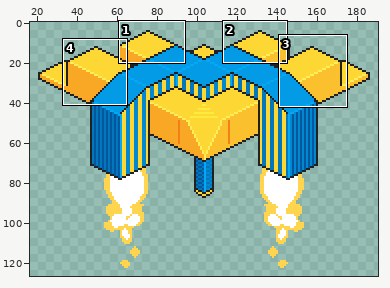
Two states of a pixel-art file, Assets/AnimationImporter/pharaoh.ase. The first picture is a wide view before the edit; the outline marks the close-up.
Close-up. Before:
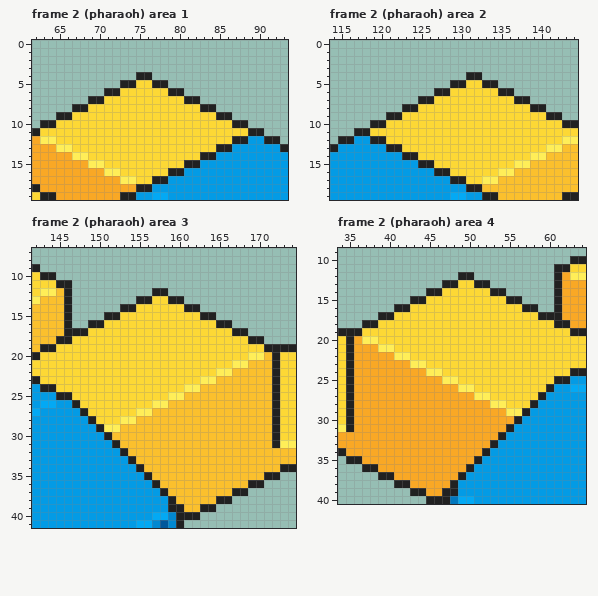
208x128 pixels, 8 frames. Shown: frame 2 (pharaoh) area 1: x 62..93, y 0..19; frame 2 (pharaoh) area 2: x 114..144, y 0..19; frame 2 (pharaoh) area 3: x 142..174, y 7..41; frame 2 (pharaoh) area 4: x 34..64, y 9..40. The wide view leaves out empty margins. The commit also changed other frames or places, which this record leaves out.
The same view after the edit:
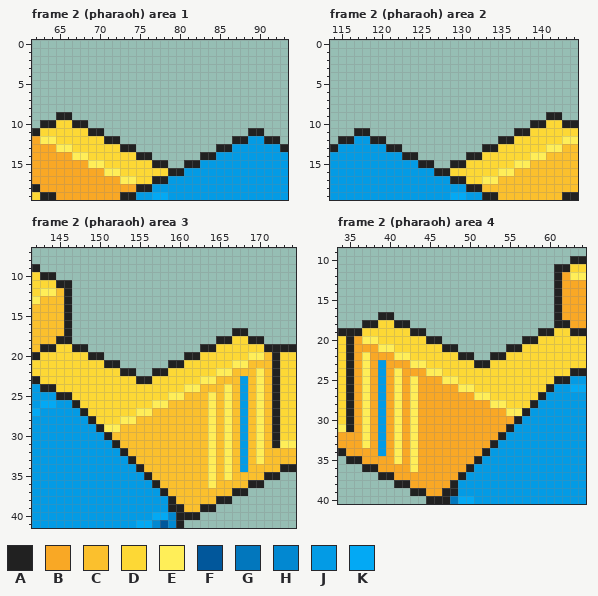
Palette (. is transparent): A #212121  B #f9a825  C #fbc02d  D #fdd835  E #ffee58  F #01579b  G #0277bd  H #0288d1  J #039be5  K #03a9f4
Diff:
layer "flatbase" added
layer "lights" added
layer "Flattened" removed
Changed rows in their new state; - is an unchanged pixel.
Frame 2 (pharaoh) area 1:
first column x 67:
 4 --------..------------
 5 ------......----------
 6 ----..........--------
 7 --..............------
 8 ..................----
 9 ....................--
10 AA....................
11 --AA..................
12 ----AA..............--
13 ------AA..........----
14 --------AA......------
15 ----------AA..--------
Frame 2 (pharaoh) area 2:
first column x 119:
 4 ------------..--------
 5 ----------......------
 6 --------..........----
 7 ------..............--
 8 ----..................
 9 --....................
10 ....................AA
11 ..................AA--
12 --..............AA----
13 ----..........AA------
14 ------......AA--------
15 --------..AA----------
Frame 2 (pharaoh) area 3:
first column x 147:
12 ----------..------------
13 --------......----------
14 ------..........--------
15 ----..............------
16 --..................----
17 ....................----
18 ..................AA----
19 AA..............AA------
20 --AA..........AA--------
21 ----AA......AA----------
22 ------AA..AA-----------E
23 --------AA-----------J-E
24 -------------------E-J-E
25 -----------------E-E-J-E
26 -----------------E-E-J-E
27 -----------------E-E-J-E
28 -----------------E-E-J-E
29 -----------------E-E-J-E
30 -----------------E-E-J-E
31 -----------------E-E-J-E
32 -----------------E-E-J-E
33 -----------------E-E-J-E
34 -----------------E-E-J--
35 -----------------E-E----
36 -----------------E------
Frame 2 (pharaoh) area 4:
first column x 37:
12 ------------..----------
13 ----------......--------
14 --------..........------
15 ------..............----
16 ----..................--
17 ----....................
18 ----AA..................
19 ------AA..............AA
20 --------AA..........AA--
21 ----------AA......AA----
22 E-----------AA..AA------
23 E-J-----------AA--------
24 E-J-E-------------------
25 E-J-E-E-----------------
26 E-J-E-E-----------------
27 E-J-E-E-----------------
28 E-J-E-E-----------------
29 E-J-E-E-----------------
30 E-J-E-E-----------------
31 E-J-E-E-----------------
32 E-J-E-E-----------------
33 E-J-E-E-----------------
34 --J-E-E-----------------
35 ----E-E-----------------
36 ------E-----------------
Changed places in both close-ups, as pixel boxes (x1, y1, x2, y2):
changed: (72, 72, 248, 168)
changed: (370, 72, 546, 168)
changed: (72, 288, 264, 488)
changed: (362, 272, 554, 472)
